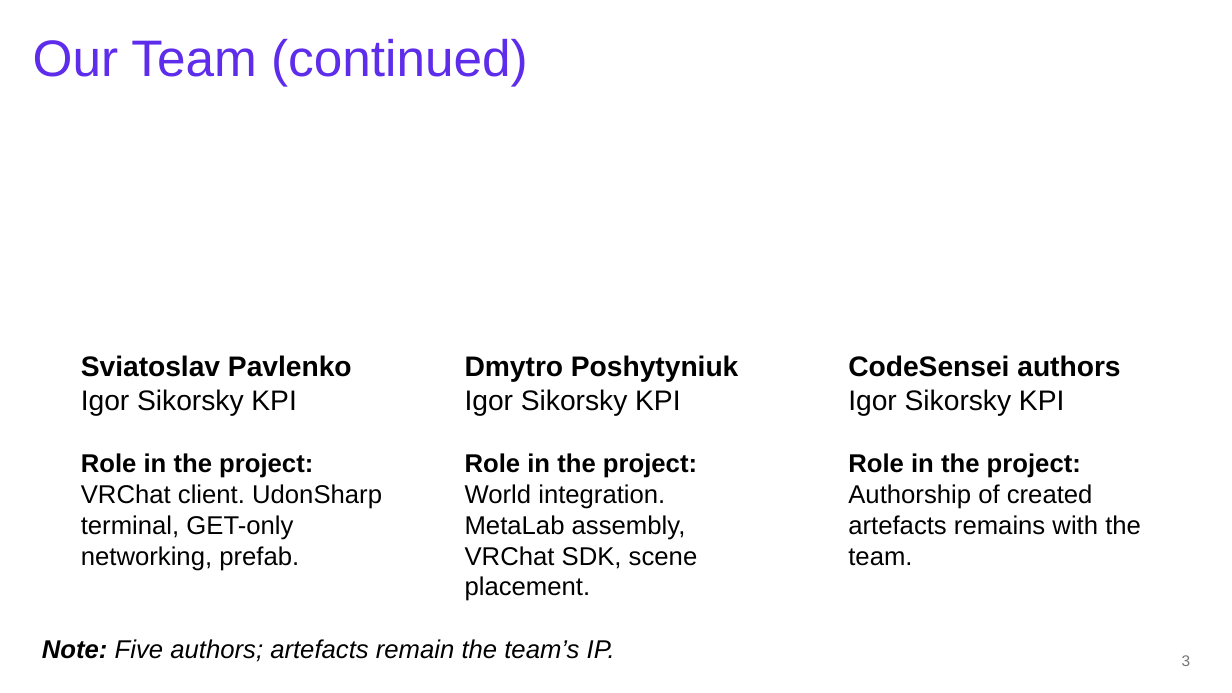
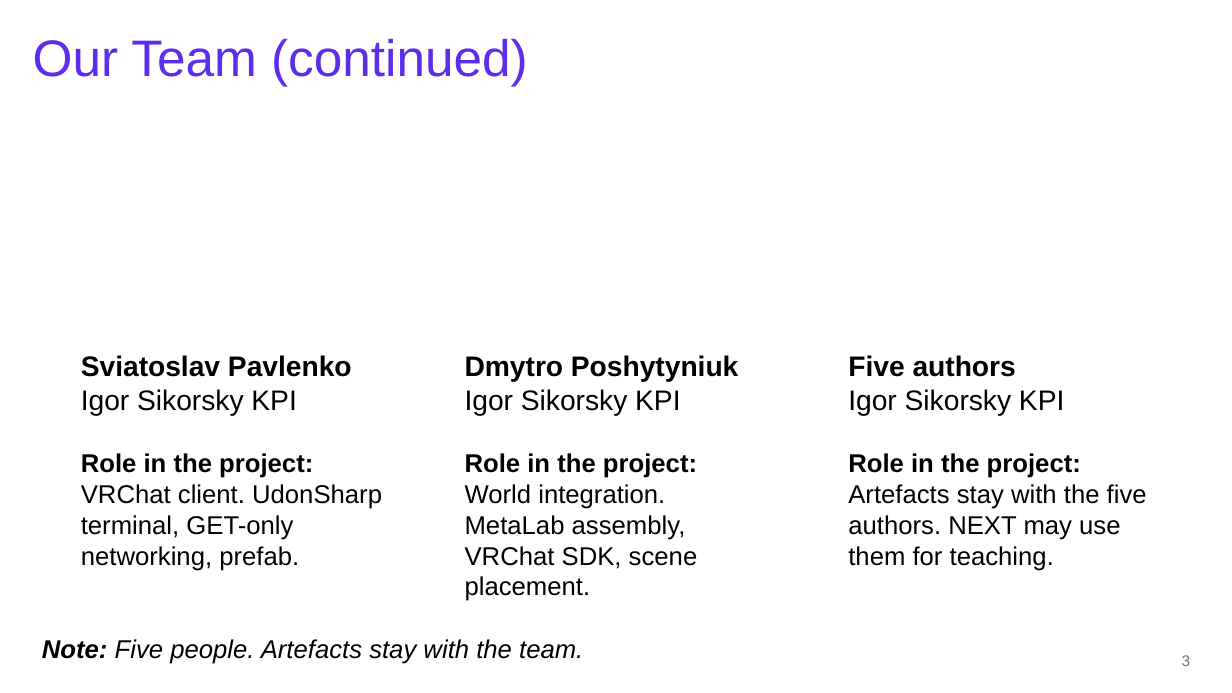
Before and after one commit to mamenkomarkus-creator/CodeSensei, a slide deck: slide 3 of presentation-materials/CodeSensei-NEXT-presentation.pptx. Drawn at 1232x693 pixels with LibreOffice and Linux fonts; fonts in the diff are those of the drawing; background and template pictures are left out. Boxes give left, top, right and bottom in pixels: in the first picture for what was removed or moved away, otherwise in the second. Text is boxed around its words. In the diff, an @@ line names an element or a change of style, - is before the commit and + after.

```diff
--- a/presentation-materials/CodeSensei-NEXT-presentation.pptx
+++ b/presentation-materials/CodeSensei-NEXT-presentation.pptx
@@ text at [848,355,1016,377]: text changed @@
-CodeSensei authors
+Five authors
@@ text at [848,484,1147,571]: text changed @@
-Authorship of created artefacts remains with the team.
+Artefacts stay with the five authors. NEXT may use them for teaching.
@@ text at [42,639,583,664]: text changed @@
-Note: Five authors; artefacts remain the team’s IP.
+Note: Five people. Artefacts stay with the team.
```
Also in this commit, not shown: 4 other slides changed, 3 other files.
